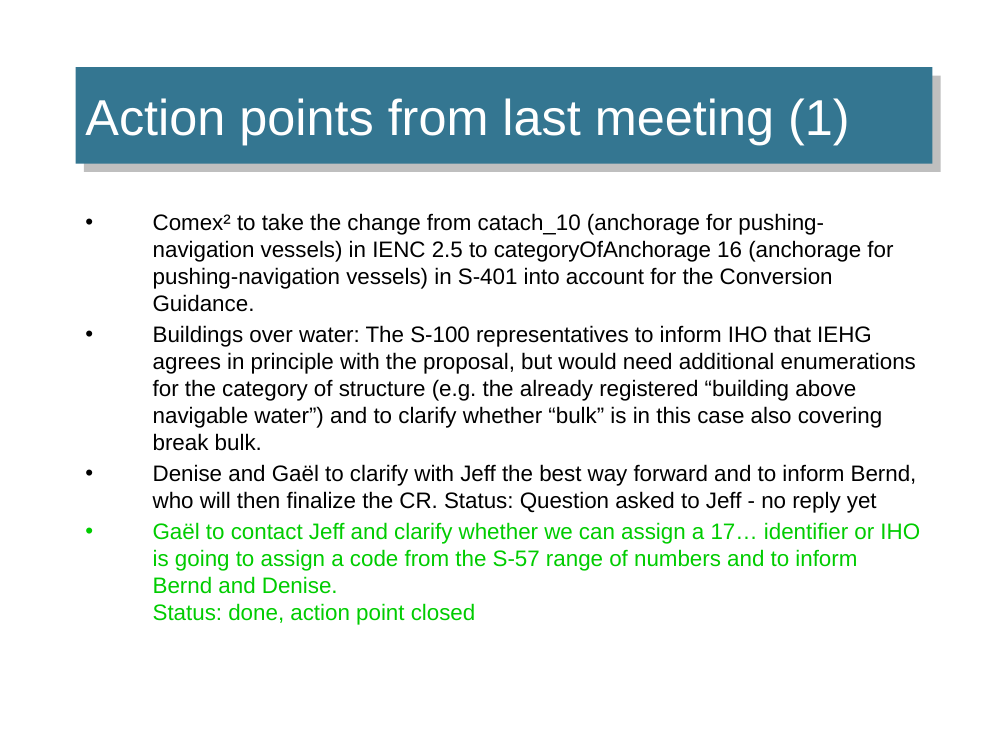
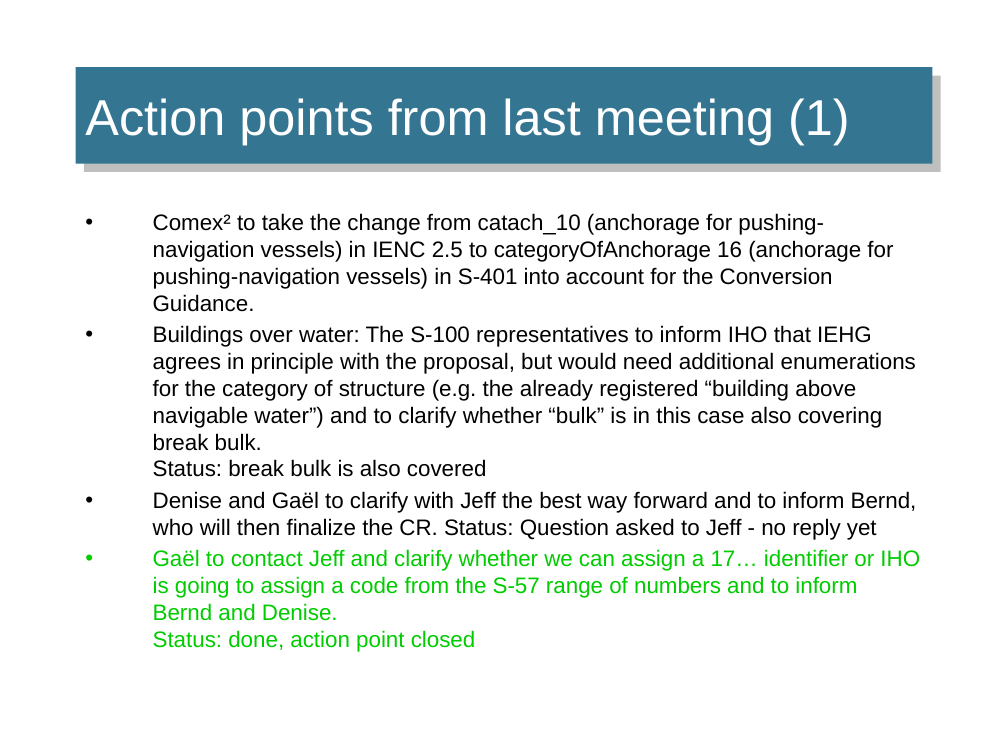
Before and after one commit to IEHG/IEHG-Meeting-2024, a slide deck: slide 29 of IEHG_2024.pptx. Drawn at 1008x756 pixels with LibreOffice and Linux fonts; fonts in the diff are those of the drawing; background and template pictures are left out. Boxes give left, top, right and bottom in pixels: in the first picture for what was removed or moved away, otherwise in the second. Text is boxed around its words. In the diff, an @@ line names an element or a change of style, - is before the commit and + after.

```diff
--- a/IEHG_2024.pptx
+++ b/IEHG_2024.pptx
@@ text at bbox=[153, 325, 916, 477]: text changed @@
-• Buildings over water: The S-100 representatives to inform IHO that IEHG agrees in principle with the proposal, but would need additional enumerations for the category of structure (e.g. the already registered “building above navigable water”) and to clarify whether “bulk” is in this case also covering break bulk.
+• Buildings over water: The S-100 representatives to inform IHO that IEHG agrees in principle with the proposal, but would need additional enumerations for the category of structure (e.g. the already registered “building above navigable water”) and to clarify whether “bulk” is in this case also covering break bulk.
+  Status: break bulk is also covered
```
Also in this commit, not shown: 1 other slide changed, 8 other files.
